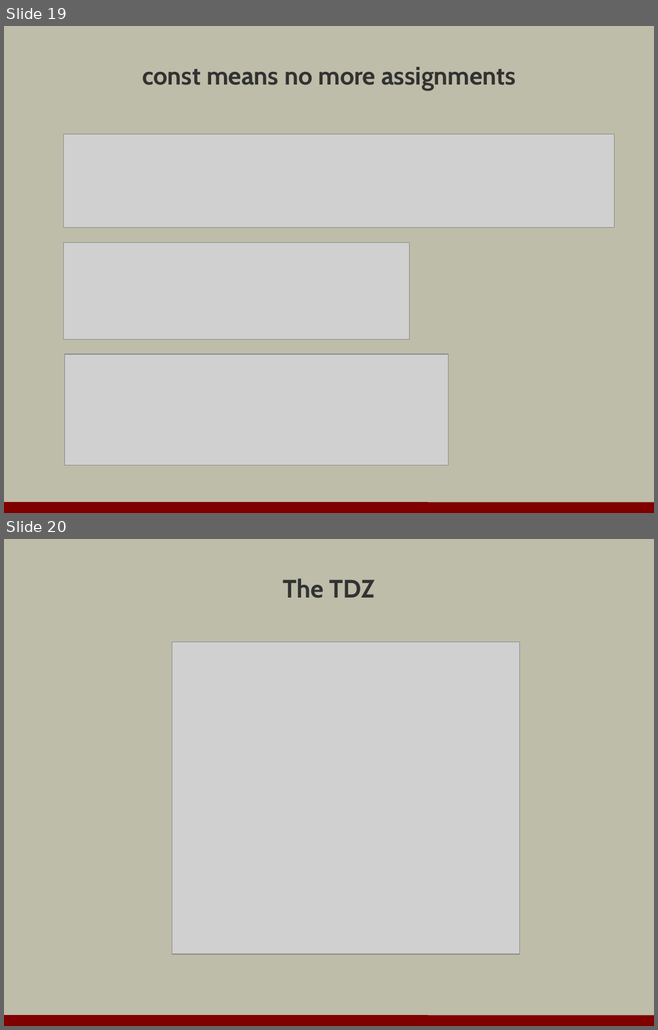
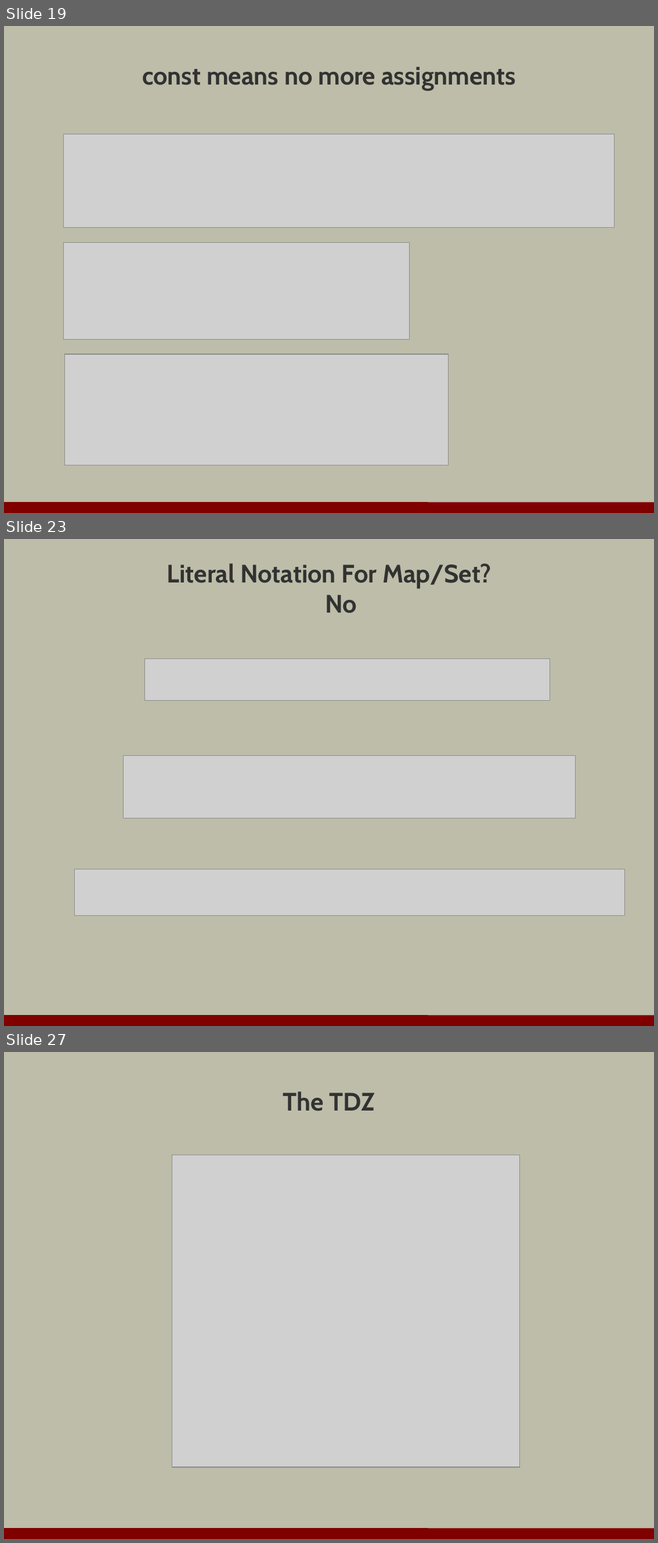
Before and after one commit to OdeToCode/classes, a slide deck: assorted/javascript_dragons.pptx. Shown one above the other, each under a label of ours: slides 19 and 20 before the commit, slides 19, 23 and 27 after it; the slides between them are not shown. The pictures are 658x1030 and 658x1543 pixels, drawn with LibreOffice and Linux fonts; fonts in the diff are those of the drawing; grey boxes stand for pictures; background and template pictures are left out. Boxes give left, top, right and bottom in pixels: in the first picture for what was removed or moved away, otherwise in the second. Text is boxed around its words. In the diff, an @@ line names an element or a change of style, - is before the commit and + after.

```diff
--- a/assorted/javascript_dragons.pptx
+++ b/assorted/javascript_dragons.pptx
@@ slide 23 added at bbox=[4, 539, 654, 1026], background #BDBDA9; not listed: 1 template element that a slide beside it also shows @@
@@ title added at bbox=[166, 563, 491, 613], 28 pt, text #323232, bold @@
+Literal Notation For Map/Set?
+No
@@ picture added at bbox=[145, 658, 550, 700] @@
@@ picture added at bbox=[123, 755, 574, 819] @@
@@ picture added at bbox=[74, 869, 625, 916] @@
@@ what was slide 20 is now slide 27 @@
```
Also in this commit, not shown: 3 slides changed, 25 other slides added, 2 slides removed, 1 other file.
